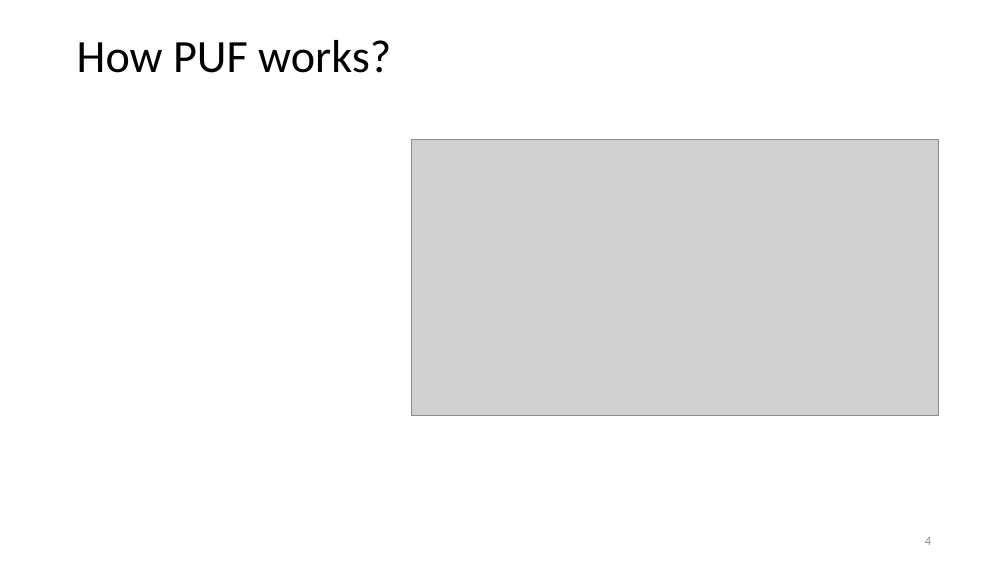
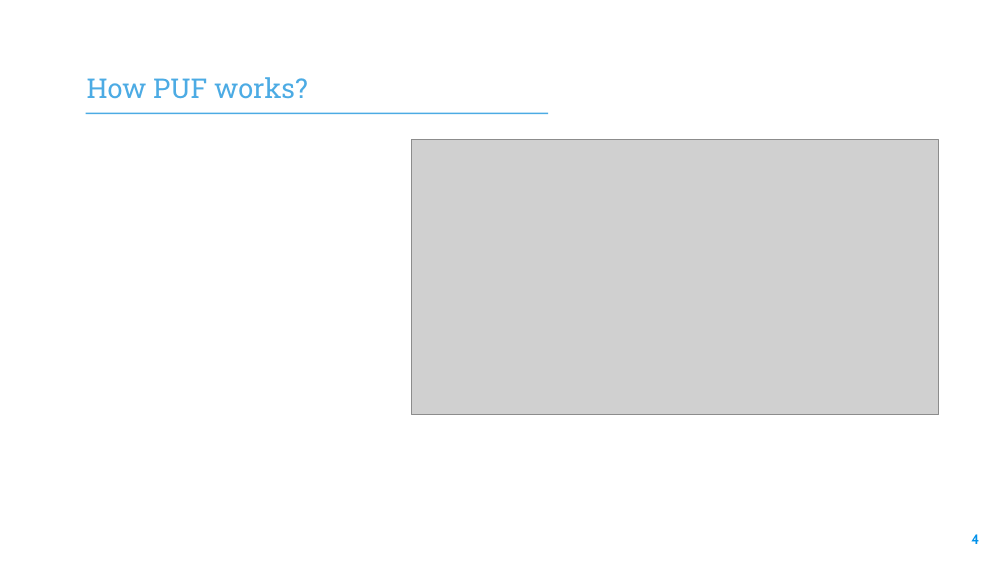
Before and after one commit to elenaroncolino/SEcube-code, a slide deck: slide 4 of Design and Development of a RAM-based PUF.pptx. Drawn at 1008x567 pixels with LibreOffice and Linux fonts; fonts in the diff are those of the drawing; grey boxes stand for pictures; background and template pictures are left out. Boxes give left, top, right and bottom in pixels: in the first picture for what was removed or moved away, otherwise in the second. Text is boxed around its words. In the diff, an @@ line names an element or a change of style, - is before the commit and + after.

```diff
--- a/Design and Development of a RAM-based PUF.pptx
+++ b/Design and Development of a RAM-based PUF.pptx
@@ text "How PUF works?": place and size @@
-text "How PUF works?" at [77, 40, 391, 73]
+text "How PUF works?" at [87, 77, 308, 99]
@@ text "How PUF works?" at [87, 77, 308, 99]: size 44 to 26 pt, font Calibri to Roboto Slab, text colour #000000 to #4CABE4; line spacing 0.9 to 1; vertical alignment middle to bottom @@
@@ line added from (85, 113) to (548, 113), #4CABE4 1.5 pt @@
@@ page number: place and size @@
-page number at [925, 537, 931, 545]
+page number at [971, 534, 979, 544]
@@ page number at [971, 534, 979, 544]: size 12 to 13 pt, font Calibri to Cabin, text colour #8B8B8B to #0091EA, bold on; vertical alignment middle to top @@
```
Also in this commit, not shown: 8 other slides changed, 5 other files.
